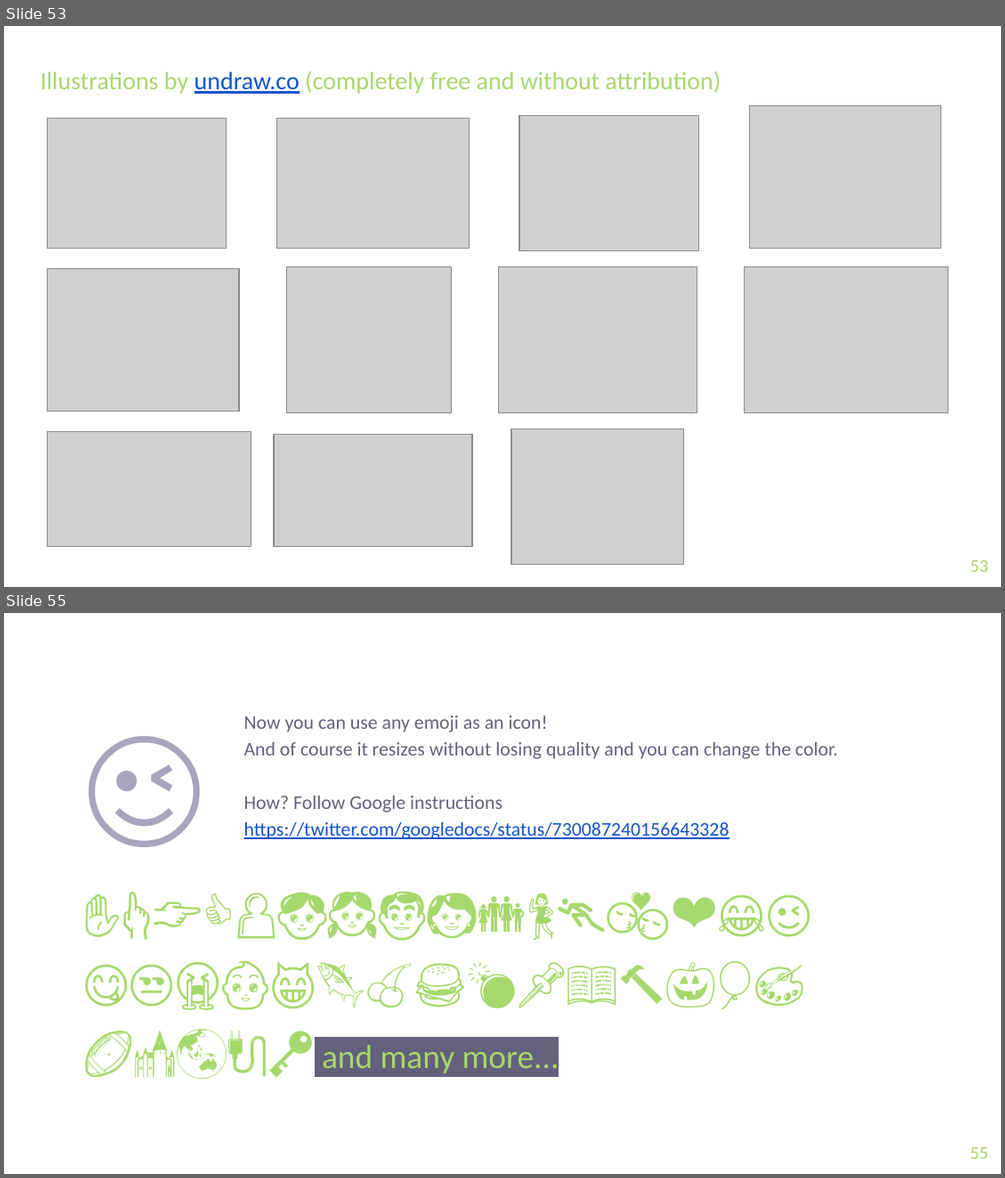
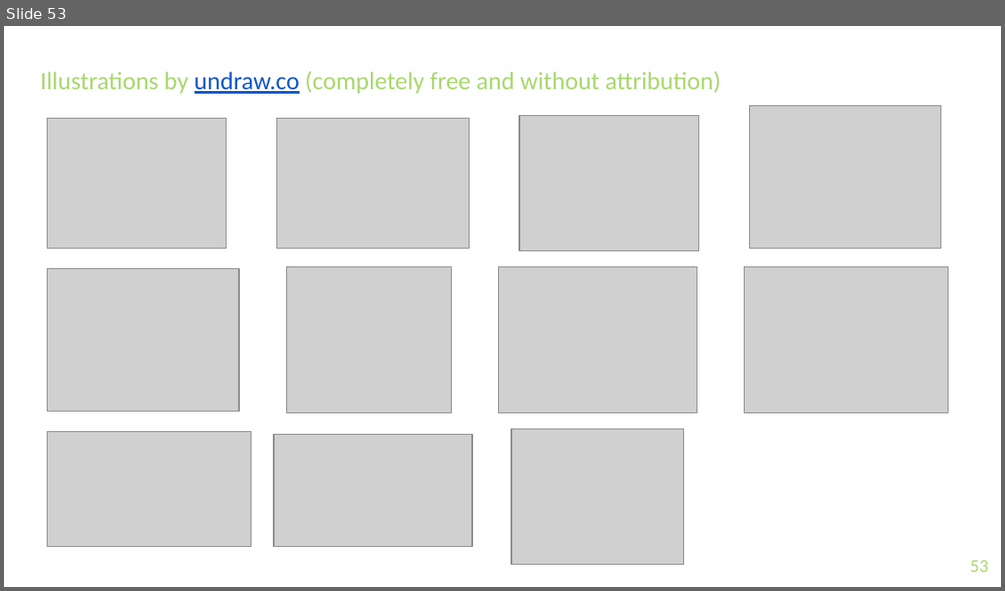
Before and after one commit to keremg/outsurfing, a slide deck: documents/Presentation_new.pptx. Shown one above the other, each under a label of ours: slides 53 and 55 before the commit, slide 53 after it; the slides between them are not shown. The pictures are 1005x1178 and 1005x591 pixels, drawn with LibreOffice and Linux fonts; fonts in the diff are those of the drawing; grey boxes stand for pictures. Boxes give left, top, right and bottom in pixels: in the first picture for what was removed or moved away, otherwise in the second. Text is boxed around its words. In the diff, an @@ line names an element or a change of style, - is before the commit and + after.

Commit message:
updated slides

```diff
--- a/documents/Presentation_new.pptx
+++ b/documents/Presentation_new.pptx
@@ slide 55 removed at (x1=4, y1=613, x2=1001, y2=1174), background #FFFFFF @@
@@ text removed at (x1=67, y1=706, x2=225, y2=848) @@
-😉
@@ text removed at (x1=244, y1=715, x2=838, y2=839) @@
-Now you can use any emoji as an icon!
-And of course it resizes without losing quality and you can change the color.
-How? Follow Google instructions https://twitter.com/googledocs/status/730087240156643328
@@ text removed at (x1=322, y1=1040, x2=559, y2=1077) @@
-✋👆👉👍👤👦👧👨👩👪💃🏃💑❤😂😉😋😒😭👶😸🐟🍒🍔💣📌📖🔨🎃🎈🎨🏈🏰🌏🔌🔑 and many more...
@@ page number removed at (x1=970, y1=1147, x2=987, y2=1159) @@
-55
```
